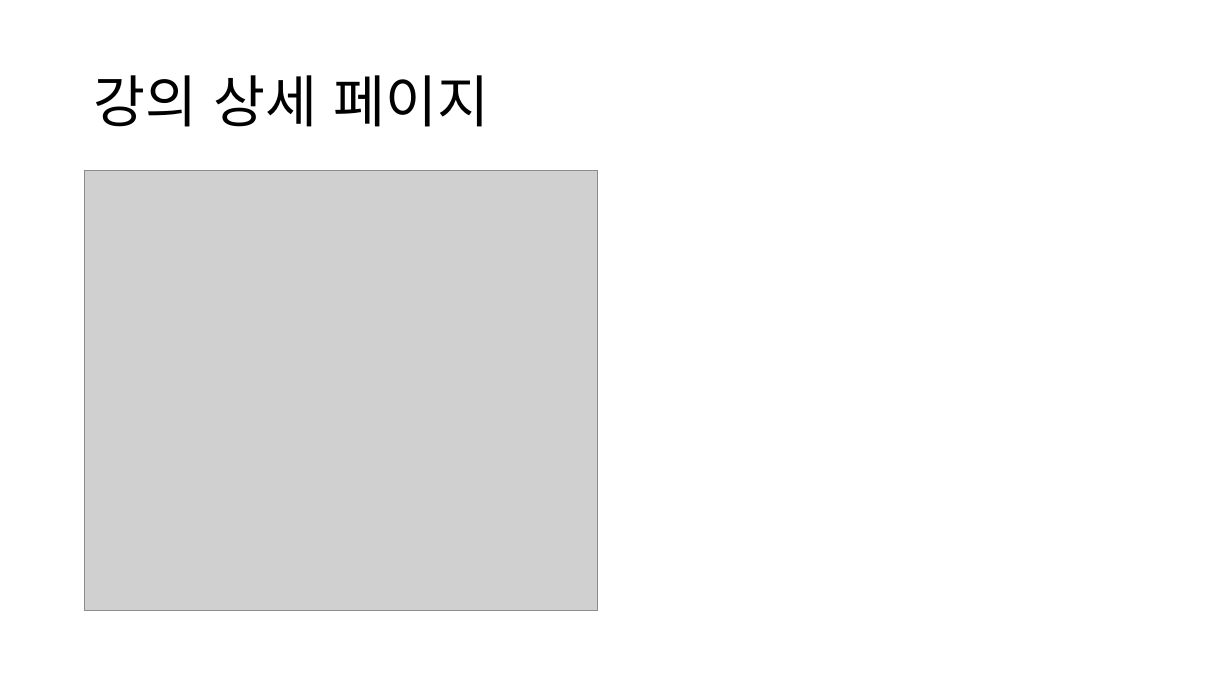
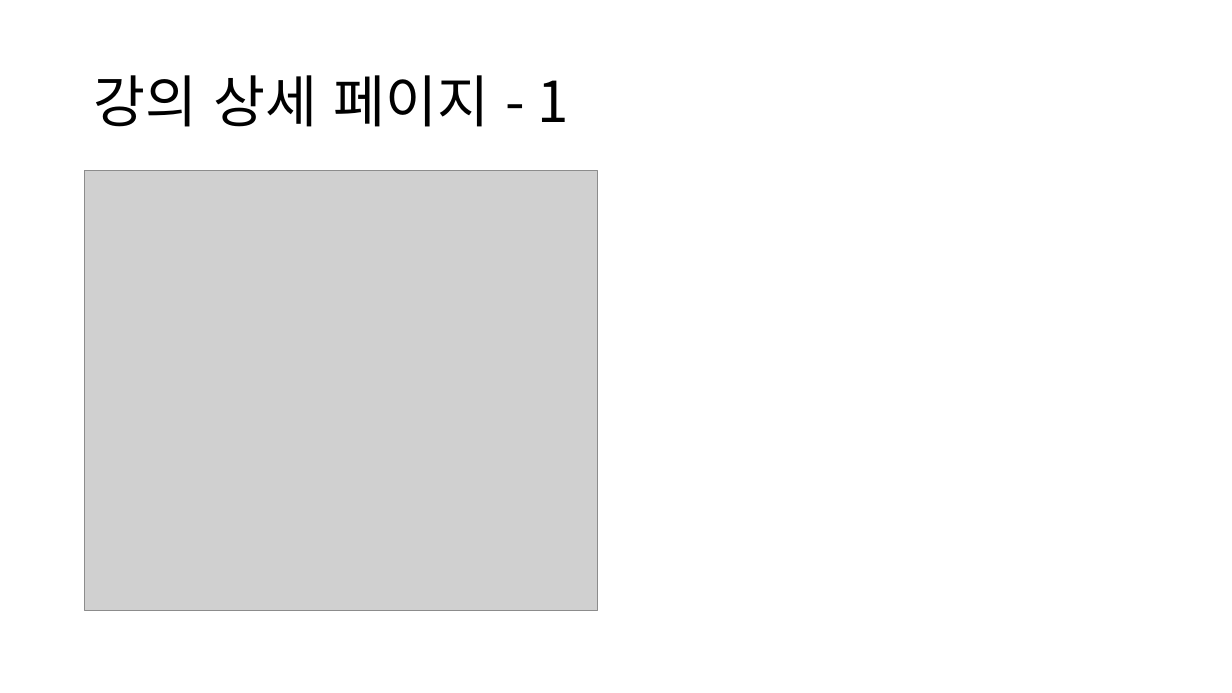
Before and after one commit to NALASAI/SelfIntroduction, a slide deck: slide 10 of 1조 project 포트폴리오(이력서용).pptx (slide 9 before the commit). Drawn at 1232x693 pixels with LibreOffice and Linux fonts; fonts in the diff are those of the drawing; grey boxes stand for pictures. Boxes give left, top, right and bottom in pixels: in the first picture for what was removed or moved away, otherwise in the second. Text is boxed around its words. In the diff, an @@ line names an element or a change of style, - is before the commit and + after.

```diff
--- a/1조 project 포트폴리오(이력서용).pptx
+++ b/1조 project 포트폴리오(이력서용).pptx
@@ title at bbox=[94, 75, 569, 127]: text changed @@
-강의 상세 페이지
+강의 상세 페이지 - 1
```
Also in this commit, not shown: 4 other slides changed, 3 slides added, 1 slide removed, 4 other files.
